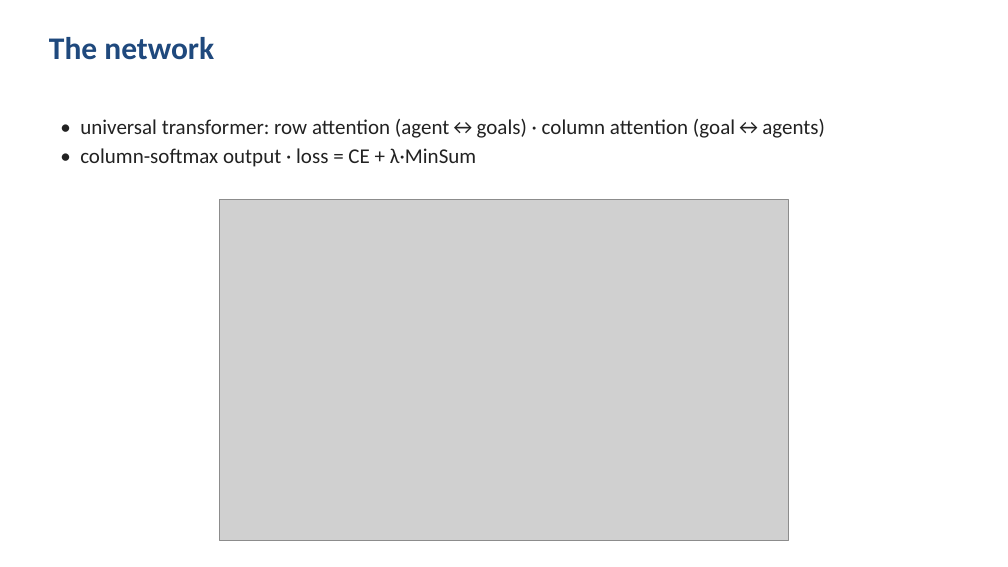
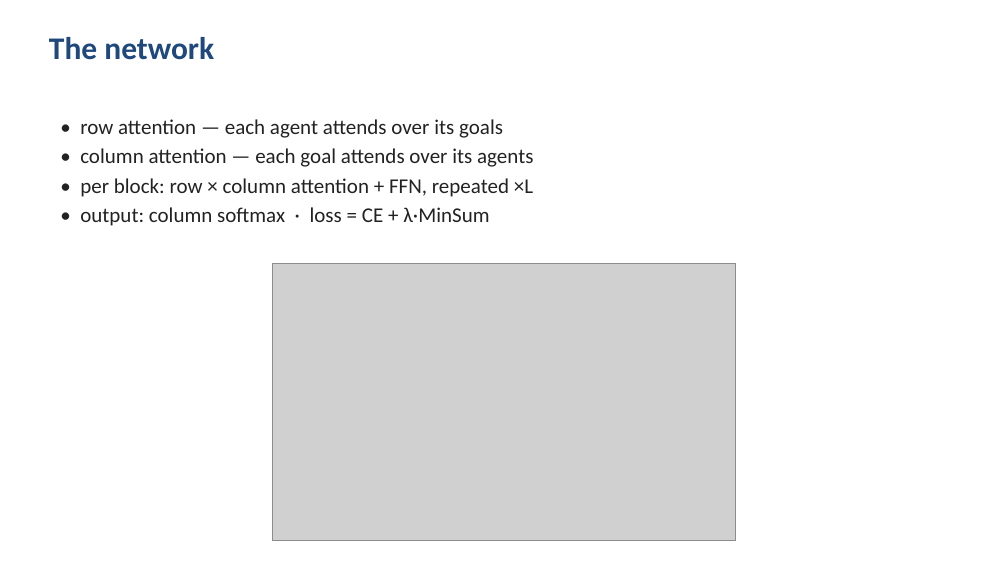
Before and after one commit to Dayan135/Neural_MCPF_Allocation, a slide deck: slide 8 of presentation/slides_claude.pptx. Drawn at 1008x567 pixels with LibreOffice and Linux fonts; fonts in the diff are those of the drawing; grey boxes stand for pictures. Boxes give left, top, right and bottom in pixels: in the first picture for what was removed or moved away, otherwise in the second. Text is boxed around its words. In the diff, an @@ line names an element or a change of style, - is before the commit and + after.

```diff
--- a/presentation/slides_claude.pptx
+++ b/presentation/slides_claude.pptx
@@ text at [80,119,533,226]: text changed @@
-• universal transformer: row attention (agent↔goals) · column attention (goal↔agents)
-• column-softmax output · loss = CE + λ·MinSum
+• row attention — each agent attends over its goals
+• column attention — each goal attends over its agents
+• per block: row × column attention + FFN, repeated ×L
+• output: column softmax · loss = CE + λ·MinSum
@@ picture: place and size @@
-picture at [220,200,789,541]
+picture at [273,263,736,541]
```
Also in this commit, not shown: 6 other slides changed, 11 slides added, 5 slides removed, 20 other files.
